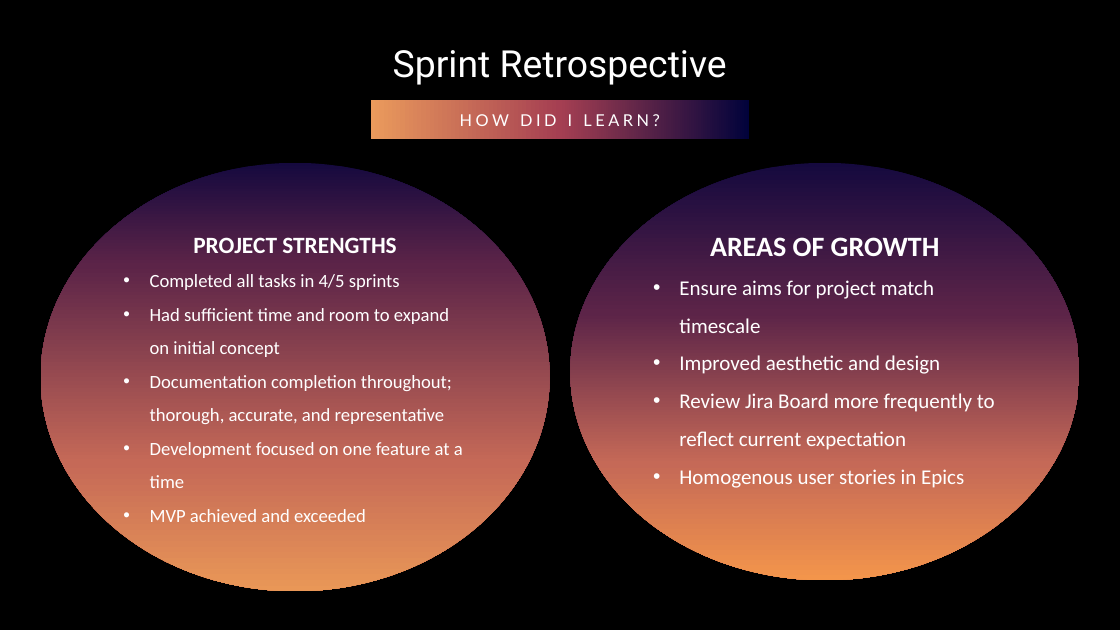
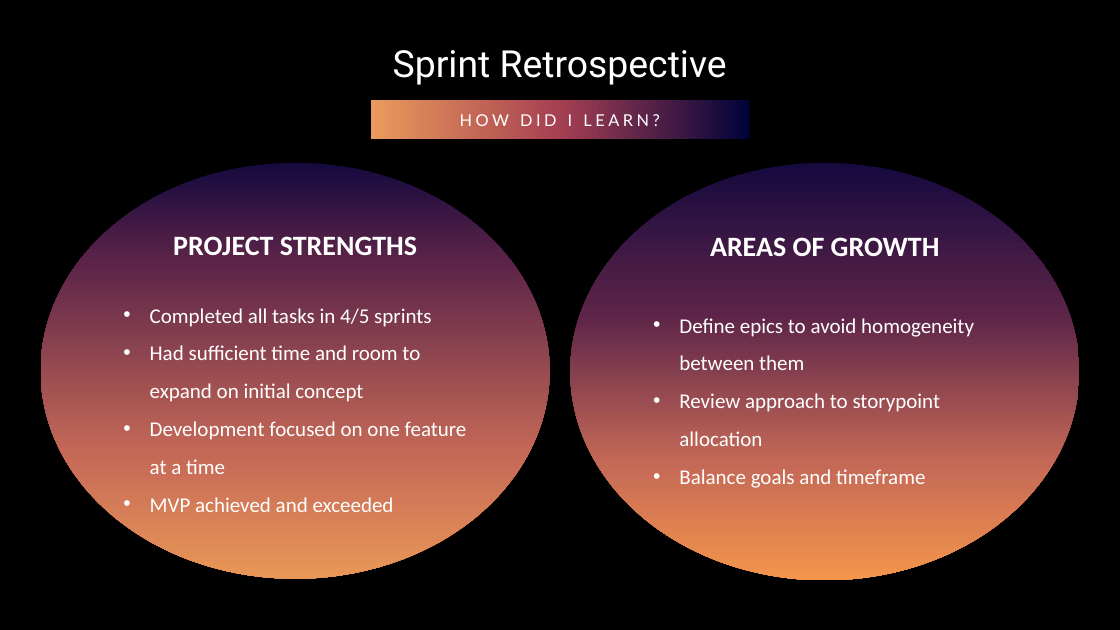
Before and after one commit to emmy-bradfield/QA-CoreProject, a slide deck: slide 12 of Documentation/Project Presentation.pptx. Drawn at 1120x630 pixels with LibreOffice and Linux fonts; fonts in the diff are those of the drawing; background and template pictures are left out. Boxes give left, top, right and bottom in pixels: in the first picture for what was removed or moved away, otherwise in the second. Text is boxed around its words. In the diff, an @@ line names an element or a change of style, - is before the commit and + after.

```diff
--- a/Documentation/Project Presentation.pptx
+++ b/Documentation/Project Presentation.pptx
@@ ellipse "PROJECT STRENGTHS": place and size @@
-ellipse "PROJECT STRENGTHS" at [40,163,549,592]
+ellipse "PROJECT STRENGTHS" at [40,163,549,579]
@@ ellipse "PROJECT STRENGTHS" at [40,163,549,579]: size 20 to 24 pt in "PROJECT STRENGTHS"; size 16 to 18 pt in "Completed all tasks in 4/5 sprints", "Had sufficient time and room to expand ...", "Development focused on one feature at a ...", "MVP achieved and exceeded" @@
@@ text in ellipse at [679,318,974,488]: text changed @@
-• Ensure aims for project match timescale
-• Improved aesthetic and design
-• Review Jira Board more frequently to reflect current expectation
-• Homogenous user stories in Epics
+• Define epics to avoid homogeneity between them
+• Review approach to storypoint allocation
+• Balance goals and timeframe
@@ text in ellipse at [150,375,452,424]: paragraph removed @@
-• Documentation completion throughout; thorough, accurate, and representative
```
Also in this commit, not shown: 3 other slides changed, 3 other files.
